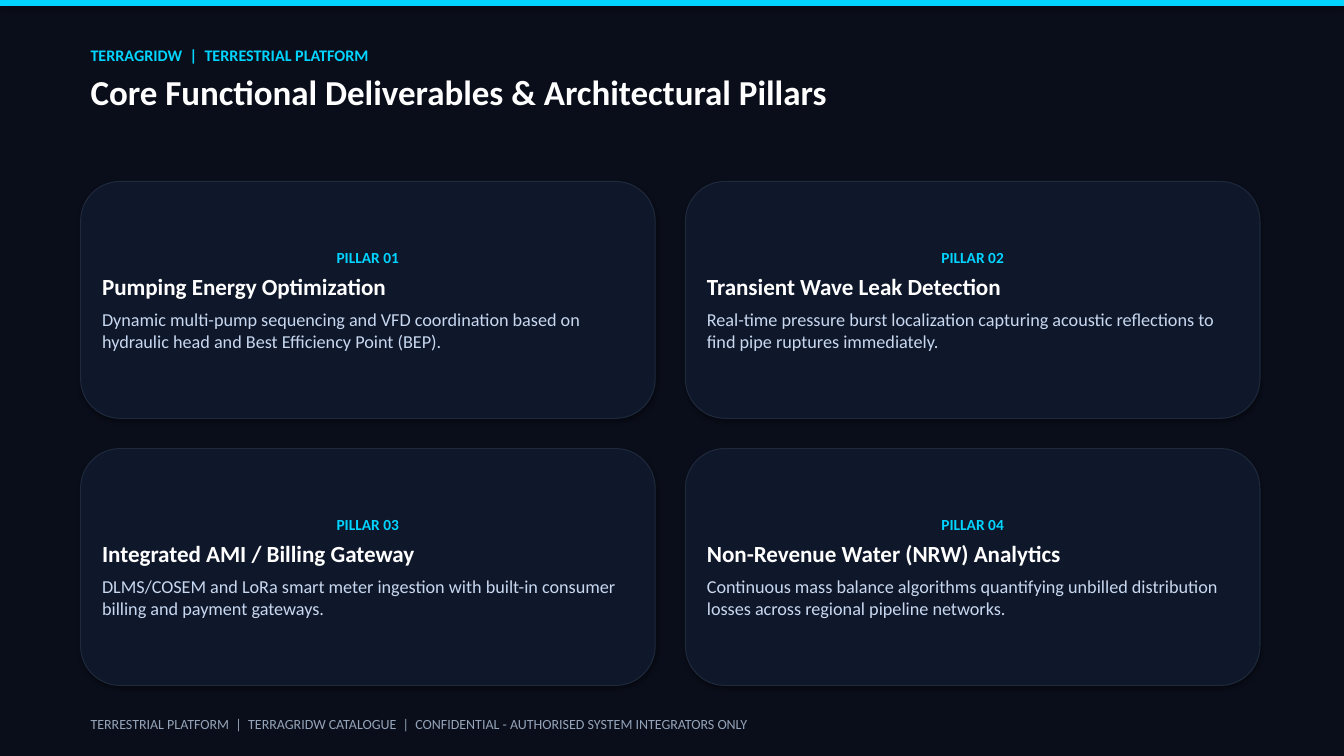
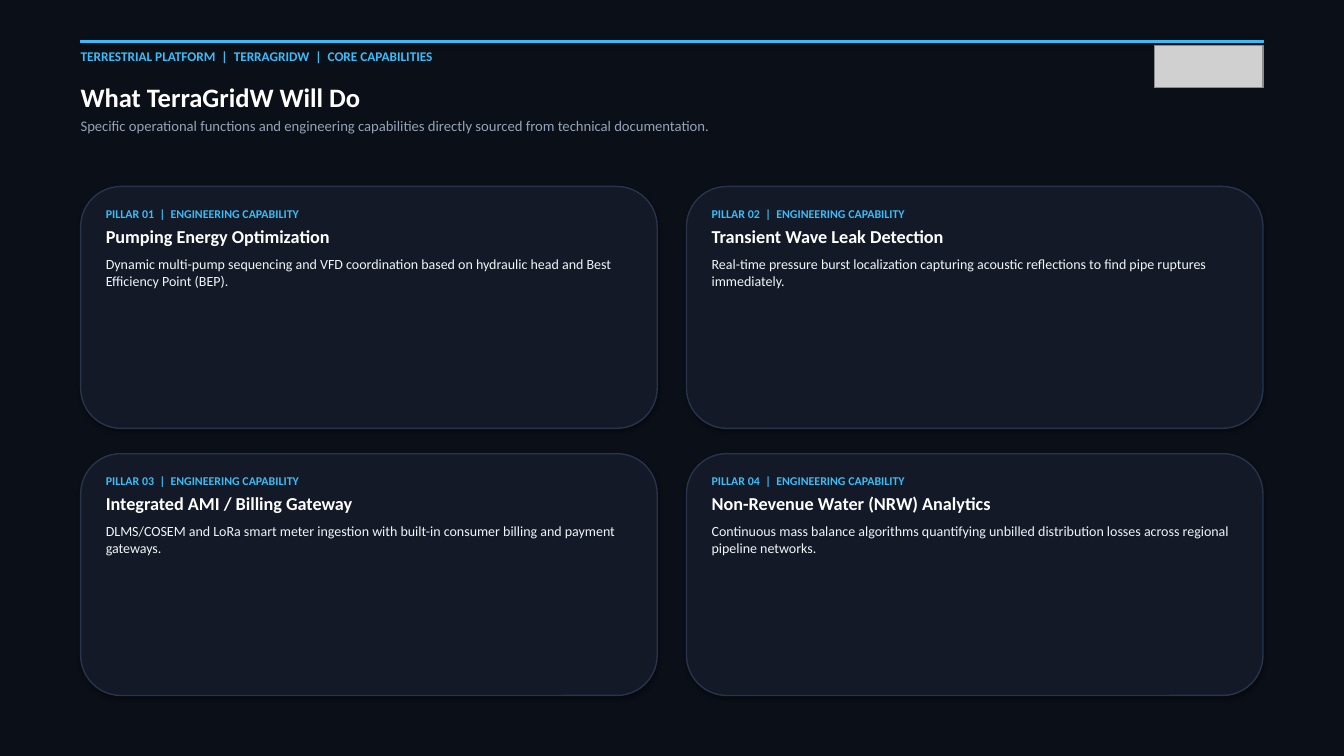
Before and after one commit to terrestrialplatform/terrestrial.cloud, a slide deck: slide 3 of catalogues/TerraGridW_Catalogue.pptx (slide 2 before the commit). Drawn at 1344x756 pixels with LibreOffice and Linux fonts; fonts in the diff are those of the drawing; grey boxes stand for pictures. Boxes give left, top, right and bottom in pixels: in the first picture for what was removed or moved away, otherwise in the second. Text is boxed around its words. In the diff, an @@ line names an element or a change of style, - is before the commit and + after.

```diff
--- a/catalogues/TerraGridW_Catalogue.pptx
+++ b/catalogues/TerraGridW_Catalogue.pptx
@@ rectangle at <box>0,0,1344,756</box>: fill #0A0E1A to #0B0F17 @@
@@ rectangle: place and size @@
-rectangle at <box>0,0,1344,6</box>
+rectangle at <box>81,40,1263,42</box>
@@ rectangle at <box>81,40,1263,42</box>: fill #00D4FF to #38BDF8; outline none to #38BDF8 0.75 pt @@
@@ text at <box>81,52,432,61</box>: text changed; size 25 to 9.5 pt; text colour #FFFFFF to #38BDF8 @@
-TERRAGRIDW | TERRESTRIAL PLATFORM
-Core Functional Deliverables & Architectural Pillars
+TERRESTRIAL PLATFORM | TERRAGRIDW | CORE CAPABILITIES
@@ picture added at <box>1154,45,1263,88</box> @@
@@ text added at <box>81,88,708,134</box>, 10.5 pt, text #94A3B8 @@
+What TerraGridW Will Do
+Specific operational functions and engineering capabilities directly sourced from technical documentation.
@@ rounded rectangle added at <box>81,187,657,429</box>, fill #131926, outline #28344B 1 pt @@
@@ text "PILLAR 01 | ENGINEERING CAPABILITY": place and size @@
-text "PILLAR 01 | ENGINEERING CAPABILITY" at <box>81,181,655,418</box>
+text "PILLAR 01 | ENGINEERING CAPABILITY" at <box>106,210,612,289</box>
@@ rounded rectangle added at <box>687,187,1263,429</box>, fill #131926, outline #28344B 1 pt @@
@@ text "PILLAR 02 | ENGINEERING CAPABILITY": place and size @@
-text "PILLAR 02 | ENGINEERING CAPABILITY" at <box>686,181,1260,418</box>
+text "PILLAR 02 | ENGINEERING CAPABILITY" at <box>712,210,1206,288</box>
@@ text at <box>106,210,298,218</box>: text changed; size 11 to 8.5 pt; text colour #00D4FF to #38BDF8 @@
-PILLAR 01
+PILLAR 01 | ENGINEERING CAPABILITY
@@ text at <box>106,230,612,289</box>: size 16.5 to 13 pt in "Pumping Energy Optimization"; size 13 to 10 pt, text colour #C8D8F0 to #F1F5F9 in "Dynamic multi-pump sequencing and VFD coordination based ..."; more space between paragraphs @@
@@ text at <box>712,210,904,218</box>: text changed; size 11 to 8.5 pt; text colour #00D4FF to #38BDF8 @@
-PILLAR 02
+PILLAR 02 | ENGINEERING CAPABILITY
@@ text at <box>712,230,1206,288</box>: size 16.5 to 13 pt in "Transient Wave Leak Detection"; size 13 to 10 pt, text colour #C8D8F0 to #F1F5F9 in "Real-time pressure burst localization capturing acoustic ref ..."; more space between paragraphs @@
@@ rounded rectangle added at <box>81,454,657,696</box>, fill #131926, outline #28344B 1 pt @@
@@ text at <box>106,477,298,485</box>: text changed; size 11 to 8.5 pt; text colour #00D4FF to #38BDF8 @@
-PILLAR 03
+PILLAR 03 | ENGINEERING CAPABILITY
@@ text "PILLAR 03 | ENGINEERING CAPABILITY": place and size @@
-text "PILLAR 03 | ENGINEERING CAPABILITY" at <box>81,449,655,686</box>
+text "PILLAR 03 | ENGINEERING CAPABILITY" at <box>106,477,615,556</box>
@@ rounded rectangle added at <box>687,454,1263,696</box>, fill #131926, outline #28344B 1 pt @@
@@ vertical alignment middle to top; fill #0F172A to none; outline #1E293B 0.75 pt to none; shadow off in 4 elements at <box>106,210,612,289</box>, <box>106,477,615,556</box>, <box>712,210,1206,288</box>, <box>712,477,1229,556</box> @@
@@ text at <box>712,477,904,485</box>: text changed; size 11 to 8.5 pt; text colour #00D4FF to #38BDF8 @@
-PILLAR 04
+PILLAR 04 | ENGINEERING CAPABILITY
@@ text "PILLAR 04 | ENGINEERING CAPABILITY": place and size @@
-text "PILLAR 04 | ENGINEERING CAPABILITY" at <box>686,449,1260,686</box>
+text "PILLAR 04 | ENGINEERING CAPABILITY" at <box>712,477,1229,556</box>
@@ text at <box>106,497,615,556</box>: size 16.5 to 13 pt in "Integrated AMI / Billing Gateway"; size 13 to 10 pt, text colour #C8D8F0 to #F1F5F9 in "DLMS/COSEM and LoRa smart meter ingestion with ..."; more space between paragraphs @@
@@ text at <box>712,496,1229,556</box>: size 16.5 to 13 pt in "Non-Revenue Water (NRW) Analytics"; size 13 to 10 pt, text colour #C8D8F0 to #F1F5F9 in "Continuous mass balance algorithms quantifying unbilled dist ..."; more space between paragraphs @@
@@ text removed at <box>91,720,748,729</box> @@
-TERRESTRIAL PLATFORM | TERRAGRIDW CATALOGUE | CONFIDENTIAL - AUTHORISED SYSTEM INTEGRATORS ONLY
```
Also in this commit, not shown: 3 other slides changed, 3 slides added, 2 slides removed, 45 other files.
